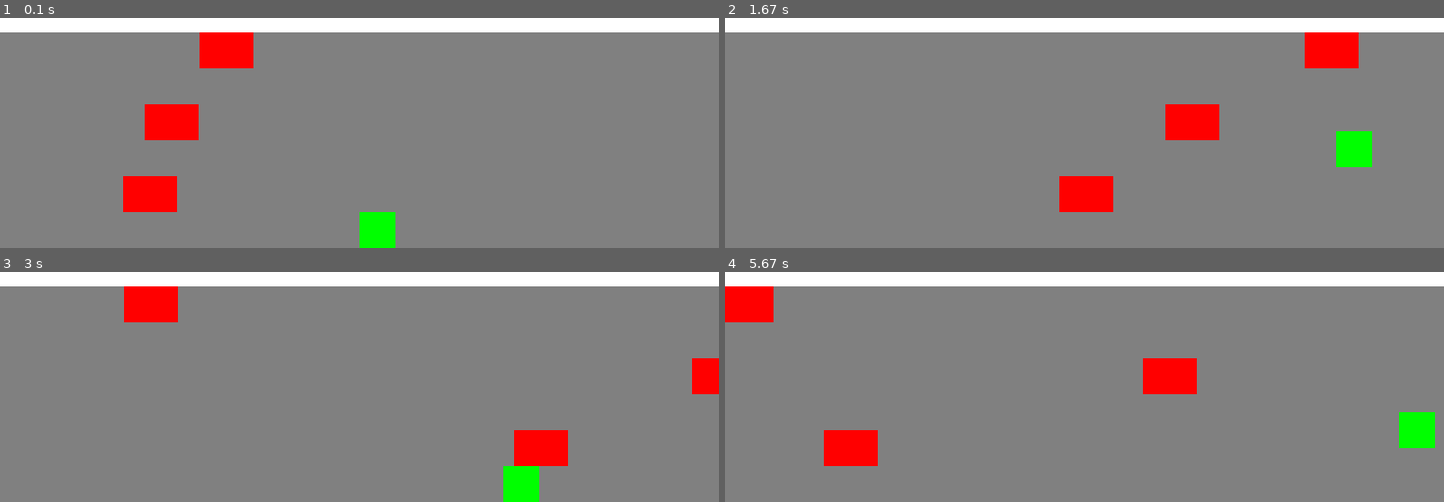
Above: before the commit, frames 1-4 (two rows, left to right).
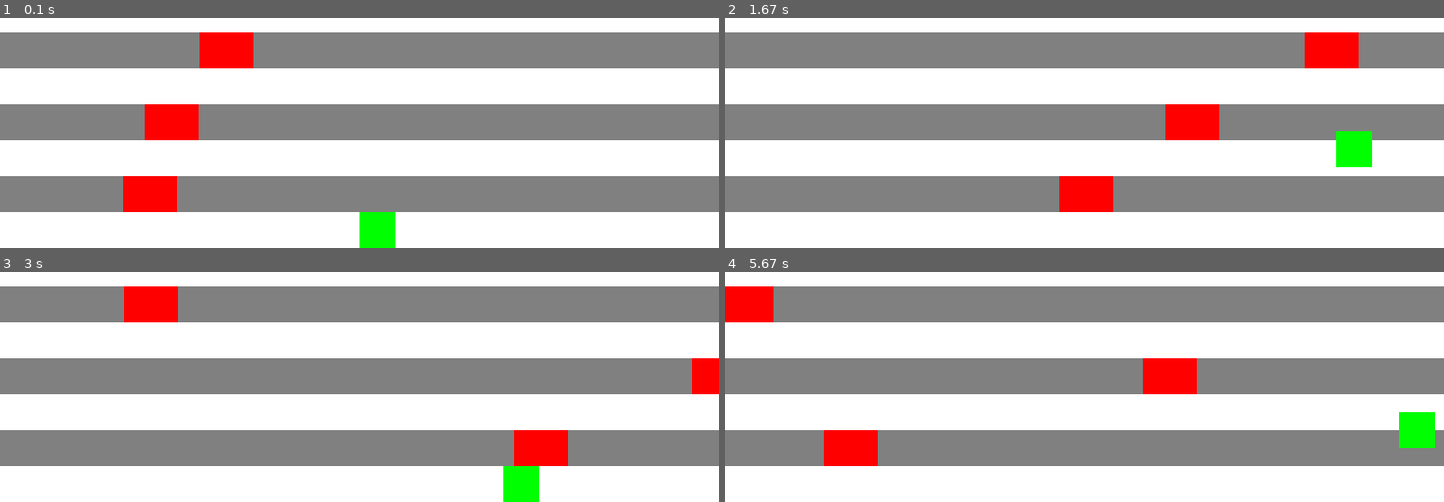
Above: after the commit, the same moments.

Repository: aknim/pygame-frog-crossing
Game: pygame game, started from frog_crossing.py
Same seed, same stepped clock (60 frames per second), same inputs: the game is played once before the commit and once after it.
Inputs:
- Up to frame 1 (0.1 s): no input
- Up to frame 2 (1.67 s): hold Right 0.33-0.8 s; hold Up 0.83-1.13 s; hold Right 1.17-1.63 s
- Up to frame 3 (3 s): hold Down 2.23-2.53 s; hold Left 2.57-2.97 s
- Up to frame 4 (5.67 s): hold Right 3.4-4.03 s; hold Down 4.07-4.43 s; hold Left 4.47-4.93 s; hold Right 4.97-5.43 s; hold Up from 5.47 s (still down)

The runs differ from the first frame. In frame 1, 46% of the frame differs, in the area x 0-100%, y 21-100%; in frame 2, 46%; in frame 3, 46%; in frame 4, 46%.

Commit message:
Day 1.2 20x1 Developed clearer idea, and also winning logic

Diff:
--- a/frog_crossing.py
+++ b/frog_crossing.py
@@ -20,14 +20,15 @@
 frog_speed = 10
 
 # Road and vehicle properties
-LANE_HEIGHT = 80
+LANE_HEIGHT = 40
+SAFE_ZONE_HEIGHT = 40
 NUM_LANES = 3
 vehicle_width = 60
 vehicle_height = 40
 vehicle_speed = 5
 
 # Create lanes and vehicles
-lanes = [SCREEN_HEIGHT - (i + 1) * LANE_HEIGHT for i in range(NUM_LANES)]
+lanes = [SCREEN_HEIGHT - (i + 1) * (LANE_HEIGHT + SAFE_ZONE_HEIGHT) for i in range(NUM_LANES)]
 vehicles = [
     {"x": random.randint(0, SCREEN_WIDTH),
      "y": lanes[i],
@@ -75,15 +76,24 @@
             and frog_y < vehicle["y"] + vehicle_height
             and frog_y + FROG_HEIGHT > vehicle["y"]
         ):
-            print("Game Over!")
+            print("Game Over! Frog hit an obstacle!")
             running = False
+
+    # Check for win condition
+    if frog_y <= 0:
+        print("You Win!")
+        running = False
 
     # Draw everything
     screen.fill(WHITE) # Clear the screen
 
-    # Draw lanes
-    for lane in lanes:
-        pygame.draw.rect(screen, GRAY, (0, lane, SCREEN_WIDTH, LANE_HEIGHT))
+    # Draw lanes and safe zones
+    for i, lane_y in enumerate(lanes):
+        # Draw road(lane)
+        pygame.draw.rect(screen, GRAY, (0, lane_y, SCREEN_WIDTH, LANE_HEIGHT))
+        # Draw safe zone
+        if i < NUM_LANES - 1:
+            pygame.draw.rect(screen, WHITE, (0, lane_y + LANE_HEIGHT, SCREEN_WIDTH, SAFE_ZONE_HEIGHT))
 
     # Draw vehicles
     for vehicle in vehicles:
